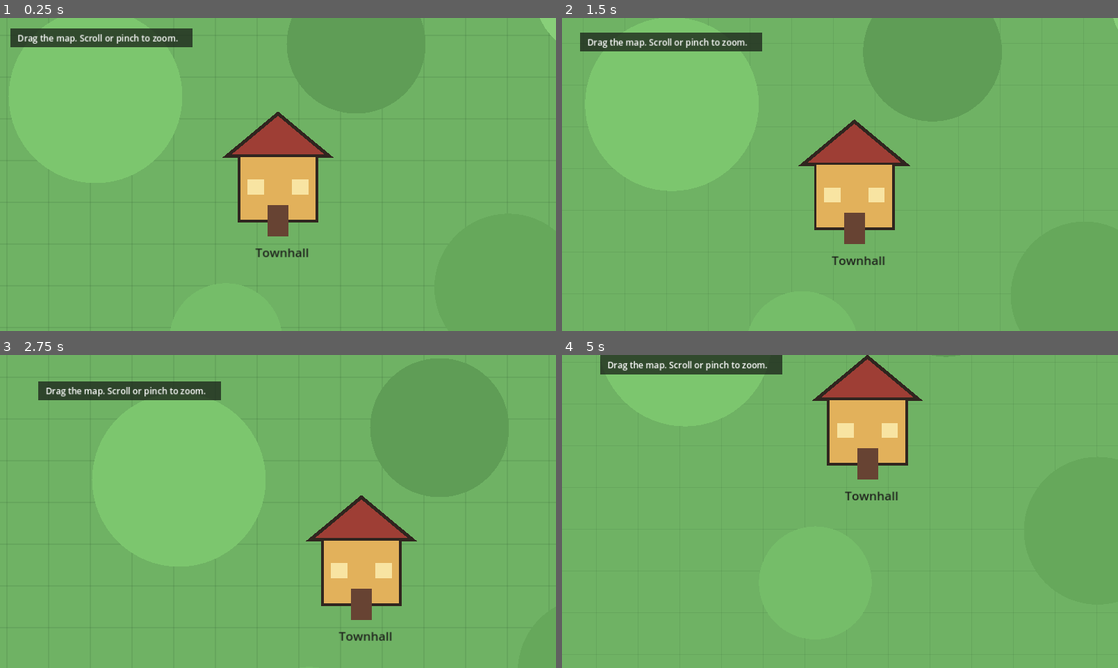
Above: before the commit, frames 1-4 (two rows, left to right).
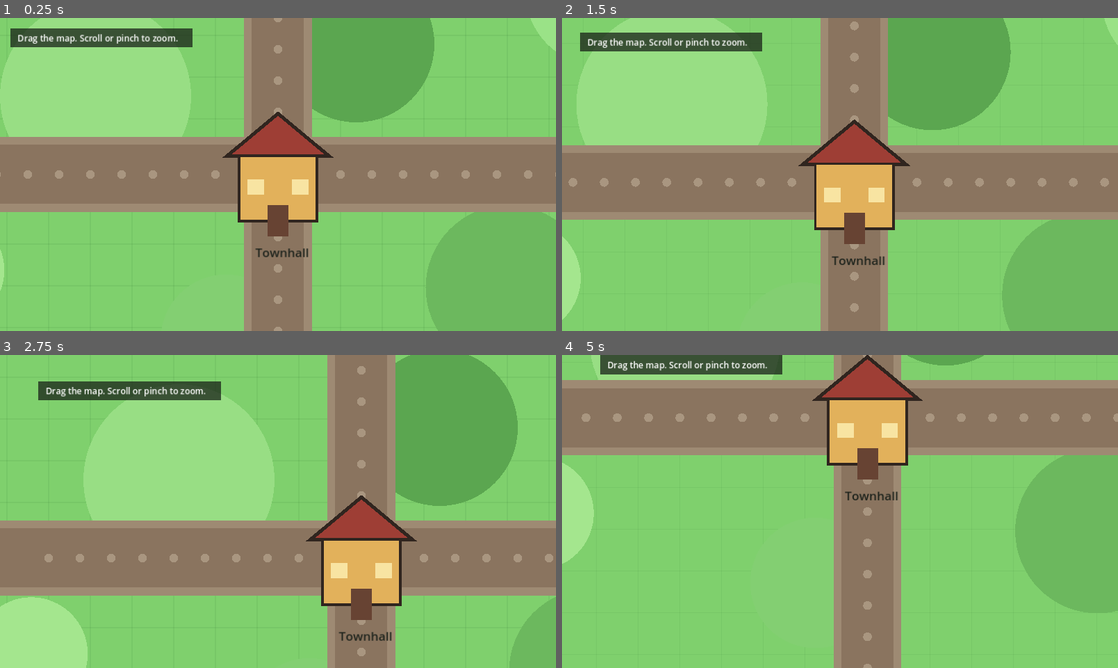
Above: after the commit, the same moments.

Repository: alfiankan/pawday-todo
Game: Godot game, scene res://scenes/main.tscn
Two runs of this game, one before a commit and one after it. Both use one fixed random seed, a clock stepped at 60 frames per second and the inputs below.
Inputs (mouse positions are in pixels of both pictures, inside the frame that each line leads up to):
- Up to frame 1 (0.25 s): no input
- Up to frame 2 (1.5 s): tap Enter at 0.5 s; move the mouse to (962, 158) at 0.52 s; click (962, 158) at 0.67 s; tap Space at 1.25 s; drag from (728, 190) to (812, 237) at 1.27 s
- Up to frame 3 (2.75 s): move the mouse to (333, 442) at 2.02 s; click (333, 442) at 2.17 s
- Up to frame 4 (5 s): tap Enter at 2.75 s; drag from (812, 574) to (673, 464) at 2.77 s; move the mouse to (1006, 558) at 3.52 s; click (1006, 558) at 3.67 s; tap Space at 4.25 s; drag from (673, 464) to (756, 433) at 4.27 s

The runs differ from the first frame. In frame 1, 77% of the frame differs, in the area x 0-100%, y 0-100%; in frame 2, 78%; in frame 3, 83%; in frame 4, 81%.

Commit message:
Restyle map with cartoon grass and stone dirt roads

Diff:
--- a/scripts/main.gd
+++ b/scripts/main.gd
@@ -63,18 +63,35 @@
 
 func _draw_map() -> void:
 	var top_left := -MAP_SIZE / 2.0
-	draw_rect(Rect2(top_left, MAP_SIZE), Color("#6fb264"), true)
+	draw_rect(Rect2(top_left, MAP_SIZE), Color("#7fd06d"), true)
 
 	for x in range(int(top_left.x), int(top_left.x + MAP_SIZE.x) + 1, int(TILE_SIZE)):
-		draw_line(Vector2(x, top_left.y), Vector2(x, top_left.y + MAP_SIZE.y), Color(0.2, 0.35, 0.2, 0.14), 2.0)
+		draw_line(Vector2(x, top_left.y), Vector2(x, top_left.y + MAP_SIZE.y), Color(0.2, 0.45, 0.18, 0.10), 2.0)
 	for y in range(int(top_left.y), int(top_left.y + MAP_SIZE.y) + 1, int(TILE_SIZE)):
-		draw_line(Vector2(top_left.x, y), Vector2(top_left.x + MAP_SIZE.x, y), Color(0.2, 0.35, 0.2, 0.14), 2.0)
+		draw_line(Vector2(top_left.x, y), Vector2(top_left.x + MAP_SIZE.x, y), Color(0.2, 0.45, 0.18, 0.10), 2.0)
 
-	draw_circle(Vector2(-420, -180), 200, Color("#7cc66e"))
-	draw_circle(Vector2(530, 260), 170, Color("#66a85b"))
-	draw_circle(Vector2(740, -420), 150, Color("#88cf79"))
-	draw_circle(Vector2(-120, 380), 130, Color("#75bd69"))
-	draw_circle(Vector2(180, -300), 160, Color("#5f9d56"))
+	draw_circle(Vector2(-420, -180), 220, Color("#98de84"))
+	draw_circle(Vector2(530, 260), 190, Color("#6cb85e"))
+	draw_circle(Vector2(740, -420), 170, Color("#9ae287"))
+	draw_circle(Vector2(-120, 380), 150, Color("#83cf72"))
+	draw_circle(Vector2(180, -300), 180, Color("#5ba650"))
+	draw_circle(Vector2(-760, 220), 130, Color("#a4e68e"))
+	draw_circle(Vector2(860, 120), 110, Color("#70c263"))
+
+	# Cartoon road crossing with stone+dirt styling.
+	var road_vertical := Rect2(Vector2(-78, -MAP_SIZE.y / 2.0), Vector2(156, MAP_SIZE.y))
+	var road_horizontal := Rect2(Vector2(-MAP_SIZE.x / 2.0, -86), Vector2(MAP_SIZE.x, 172))
+	draw_rect(road_vertical, Color("#9e8a73"), true)
+	draw_rect(road_horizontal, Color("#9e8a73"), true)
+	draw_rect(road_vertical.grow(-18), Color("#8a745f"), true)
+	draw_rect(road_horizontal.grow(-18), Color("#8a745f"), true)
+
+	for i in range(-10, 11):
+		var x := i * 72.0
+		draw_circle(Vector2(x, 0), 10, Color("#a99680"))
+	for j in range(-8, 9):
+		var y := j * 72.0
+		draw_circle(Vector2(0, y), 10, Color("#a99680"))
 
 
 func _draw_townhall() -> void:
